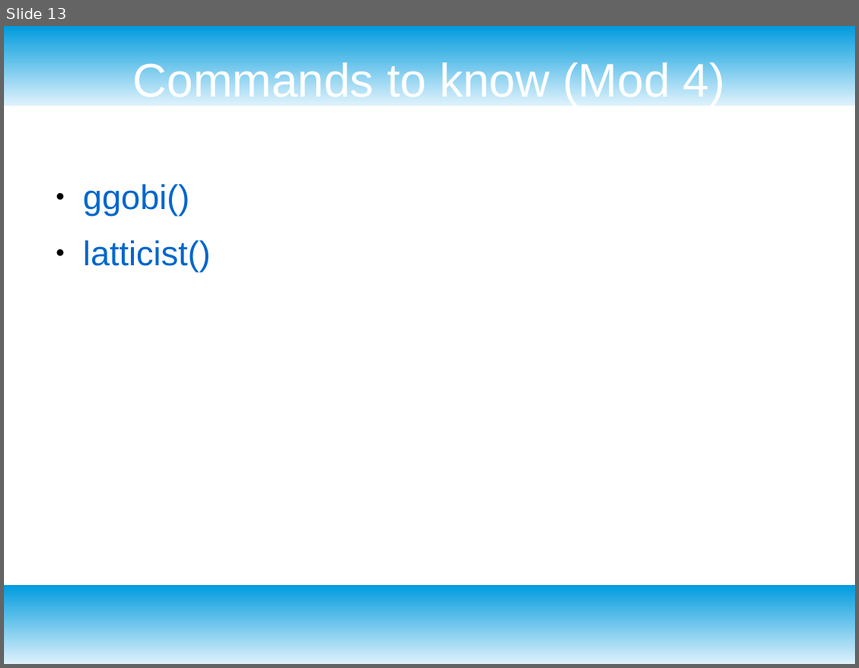
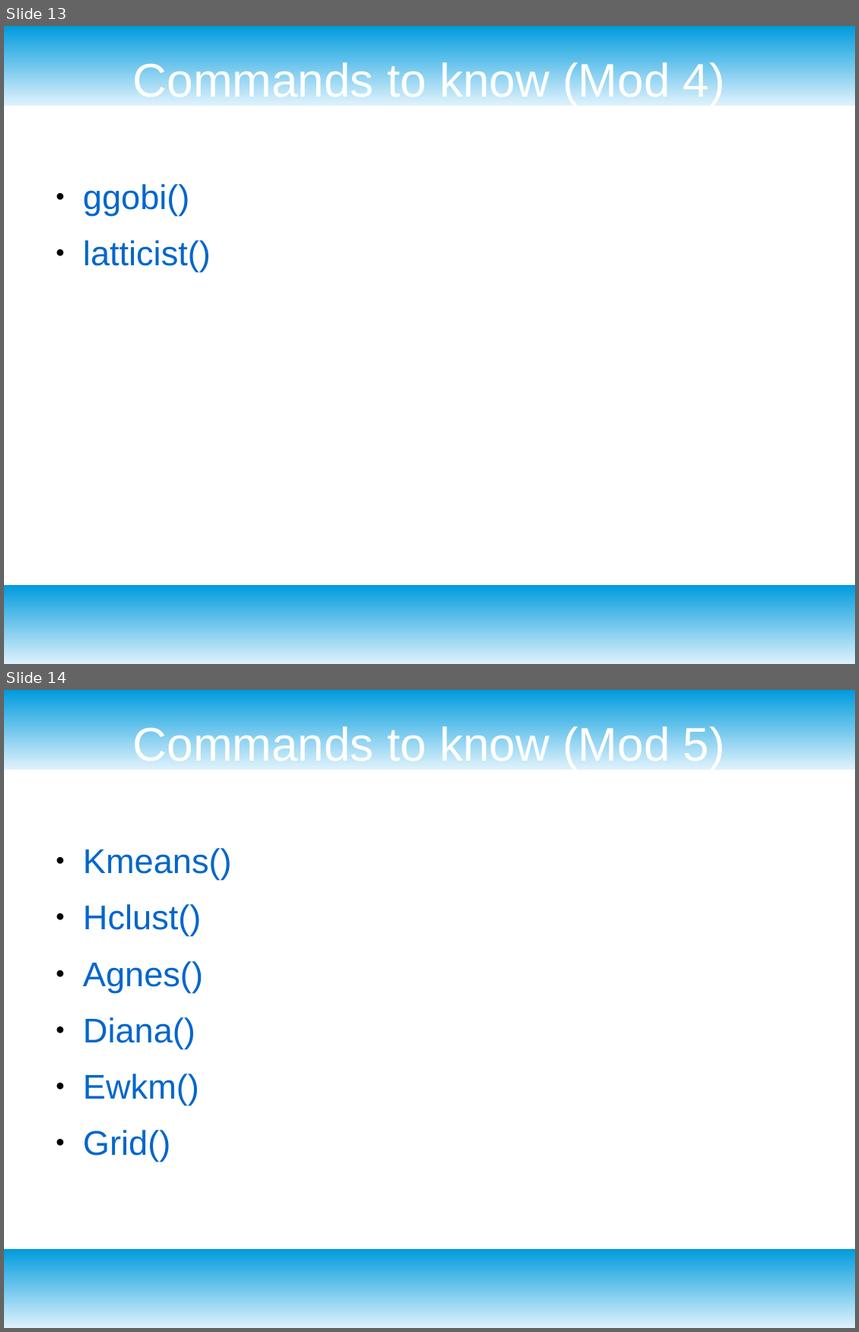
Before and after one commit to msurdek/School, a slide deck: DAT 640 Predictive Analytics/R and Rattle Cheat Sheet.odp. Shown one above the other, each under a label of ours: slide 13 before the commit, slides 13 and 14 after it. The pictures are 859x668 and 859x1332 pixels, drawn with LibreOffice and Linux fonts; fonts in the diff are those of the drawing. Boxes give left, top, right and bottom in pixels: in the first picture for what was removed or moved away, otherwise in the second. Text is boxed around its words. In the diff, an @@ line names an element or a change of style, - is before the commit and + after.

```diff
--- a/DAT 640 Predictive Analytics/R and Rattle Cheat Sheet.odp
+++ b/DAT 640 Predictive Analytics/R and Rattle Cheat Sheet.odp
@@ slide 14 added at [4, 690, 855, 1328], background #FFFFFF; not listed: 2 template elements that a slide beside it also shows @@
@@ title added at [133, 723, 725, 770], 44 pt, text #FFFFFF @@
+Commands to know (Mod 5)
@@ text added at [83, 848, 232, 1162], 32 pt, text #0066CC @@
+● Kmeans()
+● Hclust()
+● Agnes()
+● Diana()
+● Ewkm()
+● Grid()
```
Also in this commit, not shown: 2 other files.
